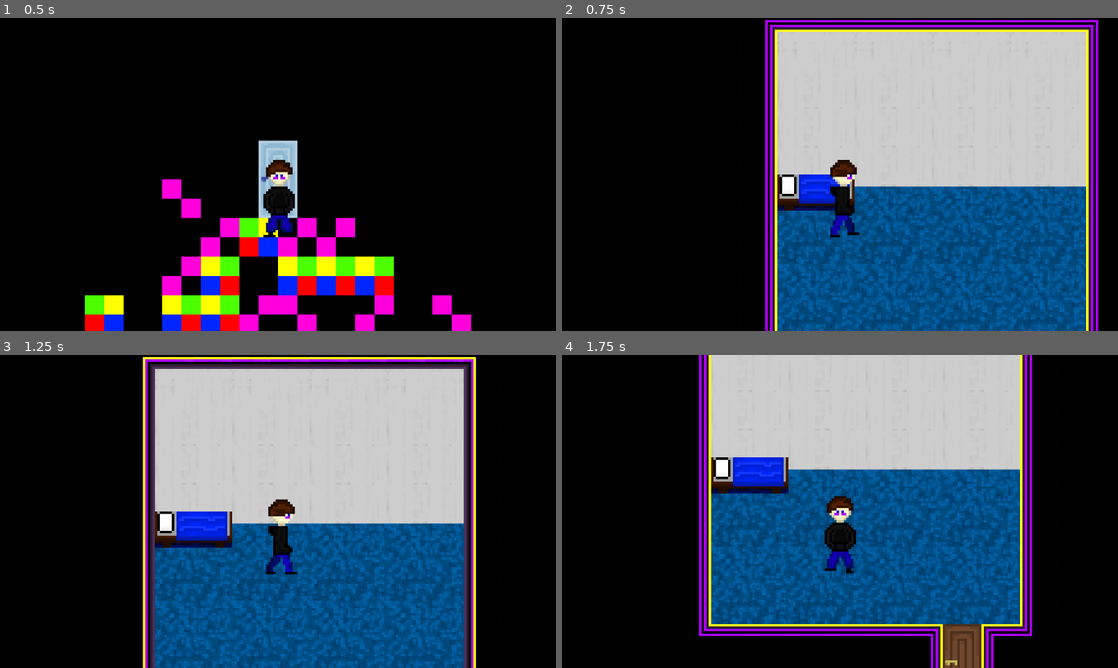
Above: before the commit, frames 1-4 (two rows, left to right).
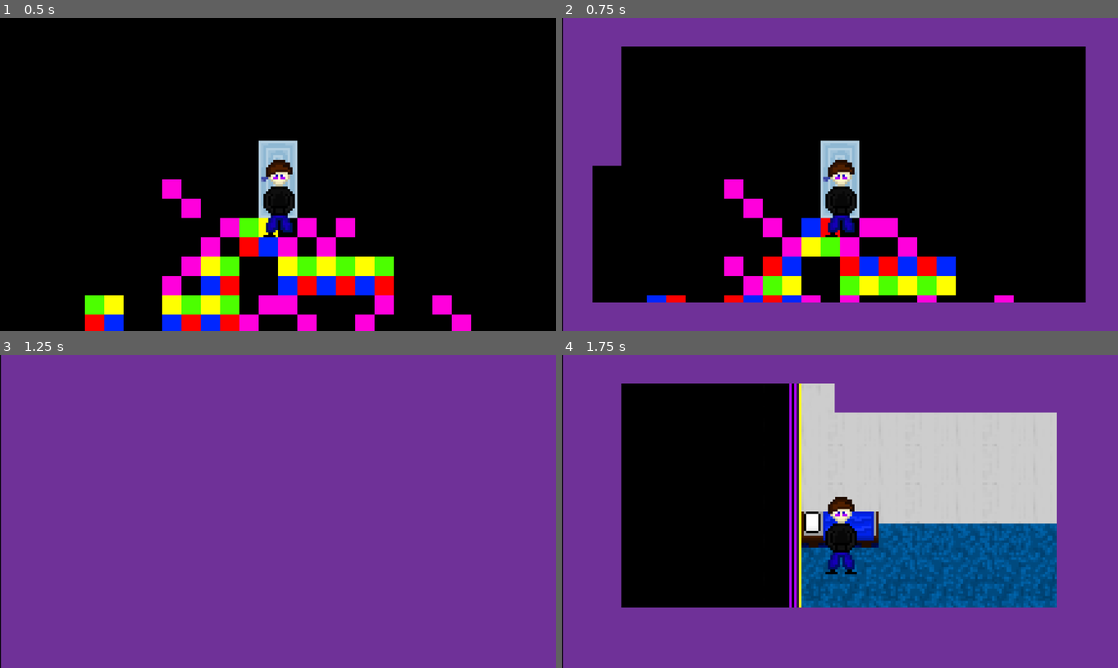
Above: after the commit, the same moments.

Repository: Vaisaz/yumeNikkiFangame
Game: Godot game, scene res://scenes/locations/nexus.tscn
The game is run twice, just before and just after one commit, with the same random seed, the same clock (stepped at 60 frames per second) and the same inputs. This scene is started directly instead of the project's main scene.
Inputs:
- Up to frame 1 (0.5 s): no input
- Up to frame 2 (0.75 s): tap Enter at 0.5 s; hold Right (right) from 0.53 s (still down); tap E (interact) at 0.6 s
- Up to frame 3 (1.25 s): keep holding Right (right)
- Up to frame 4 (1.75 s): release Right (right) at 1.28 s; hold Down (down) from 1.28 s (still down); tap E (interact) at 1.35 s

Frame 1 is identical in both runs. In frame 2, 77% of the frame differs, in the area x 0-100%, y 0-100%; in frame 3, 100%; in frame 4, 75%.

Commit message:
Transition Animation Update

Diff:
--- a/scenes/locations/dream_room.tscn
+++ b/scenes/locations/dream_room.tscn
@@ -11,7 +11,7 @@
 [ext_resource type="PackedScene" uid="uid://d1jbh8q1vrdd6" path="res://scenes/jon.tscn" id="7_4mhao"]
 [ext_resource type="PackedScene" uid="uid://dms3nd57u0aeq" path="res://scenes/audio/dream_room.tscn" id="8_b5tge"]
 [ext_resource type="PackedScene" uid="uid://vf6gj7wfsye1" path="res://scenes/main_doors.tscn" id="11_t80xo"]
-[ext_resource type="Script" path="res://scripts/door_interaction.gd" id="12_owyl7"]
+[ext_resource type="Script" path="res://scripts/interaction_scripts/door_interaction.gd" id="12_owyl7"]
 
 [sub_resource type="TileSetAtlasSource" id="TileSetAtlasSource_575h7"]
 texture = ExtResource("5_junx1")
--- a/scenes/locations/happy_dream.tscn
+++ b/scenes/locations/happy_dream.tscn
@@ -2,7 +2,7 @@
 
 [ext_resource type="Texture2D" uid="uid://3a7wlxbyn60s" path="res://assets/sprites/happy_dream/tiles.png" id="1_g8k8r"]
 [ext_resource type="PackedScene" uid="uid://36u30mp6epub" path="res://scenes/giggly.tscn" id="2_shd53"]
-[ext_resource type="Script" path="res://scripts/giggly_interaction.gd" id="3_rm67d"]
+[ext_resource type="Script" path="res://scripts/interaction_scripts/giggly_interaction.gd" id="3_rm67d"]
 [ext_resource type="PackedScene" uid="uid://d1jbh8q1vrdd6" path="res://scenes/jon.tscn" id="4_6p538"]
 
 [sub_resource type="TileSetAtlasSource" id="TileSetAtlasSource_ffa6v"]
--- a/scenes/locations/nexus.tscn
+++ b/scenes/locations/nexus.tscn
@@ -4,14 +4,14 @@
 [ext_resource type="Texture2D" uid="uid://b4g07ub54tlj2" path="res://assets/sprites/main/black.jpg" id="1_r6exr"]
 [ext_resource type="PackedScene" uid="uid://cjwndxthtkfak" path="res://scenes/main_dream_doors.tscn" id="3_hu4mw"]
 [ext_resource type="PackedScene" uid="uid://d1jbh8q1vrdd6" path="res://scenes/jon.tscn" id="4_1wn3d"]
-[ext_resource type="Script" path="res://scripts/door_dream_interaction.gd" id="4_f0p0w"]
-[ext_resource type="Script" path="res://scripts/neon_warp_interaction.gd" id="4_y6onf"]
-[ext_resource type="Script" path="res://scripts/happy_warp_intearction.gd" id="5_f1g08"]
+[ext_resource type="Script" path="res://scripts/interaction_scripts/door_dream_interaction.gd" id="4_f0p0w"]
+[ext_resource type="Script" path="res://scripts/interaction_scripts/neon_warp_interaction.gd" id="4_y6onf"]
+[ext_resource type="Script" path="res://scripts/interaction_scripts/happy_warp_intearction.gd" id="5_f1g08"]
 [ext_resource type="PackedScene" uid="uid://bq7poye12ywvu" path="res://scenes/audio/nexus.tscn" id="6_em1cg"]
 [ext_resource type="PackedScene" uid="uid://ccea0vhxlnlp4" path="res://scenes/neon_warp.tscn" id="7_e5u10"]
 [ext_resource type="PackedScene" uid="uid://bbv0r40mh2fmf" path="res://scenes/happy_warp.tscn" id="8_0nmn3"]
 [ext_resource type="PackedScene" uid="uid://soo5rpy2bpqo" path="res://scenes/number_warp.tscn" id="10_0csyf"]
-[ext_resource type="Script" path="res://scripts/number_warp_interaction.gd" id="11_n0jro"]
+[ext_resource type="Script" path="res://scripts/interaction_scripts/number_warp_interaction.gd" id="11_n0jro"]
 
 [sub_resource type="TileSetAtlasSource" id="TileSetAtlasSource_bpo8m"]
 texture = ExtResource("1_hfvtc")
--- a/scenes/locations/room.tscn
+++ b/scenes/locations/room.tscn
@@ -12,8 +12,7 @@
 [ext_resource type="Texture2D" uid="uid://bdenadlrv8lvr" path="res://assets/sprites/main/door_real_frame.png" id="8_s0isu"]
 [ext_resource type="PackedScene" uid="uid://vf6gj7wfsye1" path="res://scenes/main_doors.tscn" id="11_0hkut"]
 [ext_resource type="Texture2D" uid="uid://7wenk2xchq43" path="res://assets/sprites/happy_dream/giggly.png" id="12_b1syx"]
-[ext_resource type="Script" path="res://scripts/bed_interaction.gd" id="14_fffuy"]
-[ext_resource type="PackedScene" uid="uid://xc2xhvu62mnx" path="res://scenes/neon_blob.tscn" id="14_gqq5i"]
+[ext_resource type="Script" path="res://scripts/interaction_scripts/bed_interaction.gd" id="14_fffuy"]
 [ext_resource type="Texture2D" uid="uid://flbkixwwrmrj" path="res://assets/sprites/transition_animation.png" id="16_b4a5b"]
 
 [sub_resource type="TileSetAtlasSource" id="TileSetAtlasSource_575h7"]
@@ -578,9 +577,6 @@
 [node name="StaticBody2D" parent="." instance=ExtResource("6_fy8e4")]
 position = Vector2(-48, -62)
 
-[node name="StaticBody2D3" parent="." instance=ExtResource("14_gqq5i")]
-position = Vector2(31, -14)
-
 [node name="CharacterBody2D" parent="." instance=ExtResource("7_4mhao")]
 position = Vector2(-47, -43)
 
--- a/scenes/neon_blob.tscn
+++ b/scenes/neon_blob.tscn
@@ -1,7 +1,7 @@
 [gd_scene load_steps=11 format=3 uid="uid://xc2xhvu62mnx"]
 
 [ext_resource type="Texture2D" uid="uid://ck34dqpc4fmy6" path="res://assets/sprites/neon_dream/spritesheet.png" id="1_of380"]
-[ext_resource type="Script" path="res://scripts/neon_blob_interaction.gd" id="2_oq0ts"]
+[ext_resource type="Script" path="res://scripts/interaction_scripts/neon_blob_interaction.gd" id="2_oq0ts"]
 
 [sub_resource type="AtlasTexture" id="AtlasTexture_5ur6j"]
 atlas = ExtResource("1_of380")
--- a/scripts/interaction.gd
+++ b/scripts/interaction.gd
@@ -1,6 +1,7 @@
 extends CanvasLayer
 
 var interact: bool = false
+var transitioning:bool = false
 @onready var animated_sprite_2d = $AnimatedSprite2D
 @onready var canvas_layer = $"."
 
--- a/scripts/door_dream_interaction.gd
+++ b/scripts/interaction_scripts/bed_interaction.gd
@@ -10,5 +10,8 @@
 	interact = false
 
 func _input(_event):
-	if interact and Input.is_action_just_pressed("interact"):
+	if interact and Input.is_action_just_pressed("interact") and Transition.canvas_layer.visible == false:
+		Transition.playing_animation()
+		await Transition.animated_sprite_2d.animation_finished
+		Transition.ending_animation()
 		get_tree().change_scene_to_file("res://scenes/locations/dream_room.tscn")
--- a/scripts/bed_interaction.gd
+++ b/scripts/interaction_scripts/door_dream_interaction.gd
@@ -10,7 +10,7 @@
 	interact = false
 
 func _input(_event):
-	if interact and Input.is_action_just_pressed("interact"):
+	if interact and Input.is_action_just_pressed("interact") and Transition.canvas_layer.visible == false:
 		Transition.playing_animation()
 		await Transition.animated_sprite_2d.animation_finished
 		Transition.ending_animation()
--- a/scripts/door_interaction.gd
+++ b/scripts/interaction_scripts/door_interaction.gd
@@ -10,5 +10,8 @@
 	interact = false
 
 func _input(_event):
-	if interact and Input.is_action_just_pressed("interact"):
+	if interact and Input.is_action_just_pressed("interact") and Transition.canvas_layer.visible == false:
+		Transition.playing_animation()
+		await Transition.animated_sprite_2d.animation_finished
+		Transition.ending_animation()
 		get_tree().change_scene_to_file("res://scenes/locations/nexus.tscn")
--- a/scripts/giggly_interaction.gd
+++ b/scripts/interaction_scripts/giggly_interaction.gd
@@ -10,5 +10,8 @@
 	interact = false
 
 func _input(_event):
-	if interact and Input.is_action_just_pressed("interact"):
+	if interact and Input.is_action_just_pressed("interact") and Transition.canvas_layer.visible == false:
+		Transition.playing_animation()
+		await Transition.animated_sprite_2d.animation_finished
+		Transition.ending_animation()
 		get_tree().change_scene_to_file("res://scenes/locations/nexus.tscn")
--- a/scripts/happy_warp_intearction.gd
+++ b/scripts/interaction_scripts/happy_warp_intearction.gd
@@ -10,5 +10,8 @@
 	interact = false
 
 func _input(_event):
-	if interact and Input.is_action_just_pressed("interact"):
+	if interact and Input.is_action_just_pressed("interact") and Transition.canvas_layer.visible == false:
+		Transition.playing_animation()
+		await Transition.animated_sprite_2d.animation_finished
+		Transition.ending_animation()
 		get_tree().change_scene_to_file("res://scenes/locations/happy_dream.tscn")
--- a/scripts/neon_warp_interaction.gd
+++ b/scripts/interaction_scripts/neon_warp_interaction.gd
@@ -10,5 +10,8 @@
 	interact = false
 
 func _input(_event):
-	if interact and Input.is_action_just_pressed("interact"):
+	if interact and Input.is_action_just_pressed("interact") and Transition.canvas_layer.visible == false:
+		Transition.playing_animation()
+		await Transition.animated_sprite_2d.animation_finished
+		Transition.ending_animation()
 		get_tree().change_scene_to_file("res://scenes/locations/neon_dream.tscn")
--- a/scripts/number_warp_interaction.gd
+++ b/scripts/interaction_scripts/number_warp_interaction.gd
@@ -10,5 +10,8 @@
 	interact = false
 
 func _input(_event):
-	if interact and Input.is_action_just_pressed("interact"):
+	if interact and Input.is_action_just_pressed("interact") and Transition.canvas_layer.visible == false:
+		Transition.playing_animation()
+		await Transition.animated_sprite_2d.animation_finished
+		Transition.ending_animation()
 		get_tree().change_scene_to_file("res://scenes/locations/number_dream.tscn")
--- a/scripts/jon.gd
+++ b/scripts/jon.gd
@@ -3,25 +3,38 @@
 @export var speed = 50
 @onready var animated_sprite_2d = $AnimatedSprite2D
 
+var transitioning: bool = false
+
 func _physics_process(_delta):
 	var x_axis = Input.get_axis("left", "right")
 	var y_axis = Input.get_axis("up", "down")
 	var input_direction = Vector2(x_axis, y_axis)
-	if input_direction == Vector2(0, 0):
+	if Transition.canvas_layer.visible == true:
+		transitioning = true
 		animated_sprite_2d.play("idle")
-	elif input_direction == Vector2(0, -1):
-		animated_sprite_2d.play("up")
-	elif input_direction == Vector2(0, 1):
-		animated_sprite_2d.play("down")
-	elif input_direction == Vector2(-1, 0):
-		animated_sprite_2d.play("left")
-	elif input_direction == Vector2(1, 0):
-		animated_sprite_2d.play("right")
+		input_direction = Vector2(0, 0)
+		Transition.wait()
+	else:
+		transitioning = false
+		if input_direction == Vector2(0, 0):
+			animated_sprite_2d.play("idle")
+		elif input_direction == Vector2(0, -1):
+			animated_sprite_2d.play("up")
+		elif input_direction == Vector2(0, 1):
+			animated_sprite_2d.play("down")
+		elif input_direction == Vector2(-1, 0):
+			animated_sprite_2d.play("left")
+		elif input_direction == Vector2(1, 0):
+			animated_sprite_2d.play("right")
 
-	velocity = input_direction * speed
+		velocity = input_direction * speed
 
-	move_and_slide()
+	if !transitioning:
+		move_and_slide()
 
 func _input(_event):
-	if Input.is_action_just_pressed("wake_up") and !get_tree().current_scene.scene_file_path == "res://scenes/locations/room.tscn":
+	if Input.is_action_just_pressed("wake_up") and !get_tree().current_scene.scene_file_path == "res://scenes/locations/room.tscn" and Transition.canvas_layer.visible == false:
+		Transition.playing_animation()
+		await Transition.animated_sprite_2d.animation_finished
 		get_tree().change_scene_to_file("res://scenes/locations/room.tscn")
+		Transition.ending_animation()
--- a/scripts/next_room.gd
+++ b/scripts/next_room.gd
@@ -1,3 +1,4 @@
+"""
 extends Area2D
 
 var interact: bool = false
@@ -12,3 +13,22 @@
 func _input(event):
 	if interact and Input.is_action_just_pressed("interact"):
 		print("pressed")
+"""
+
+extends Area2D
+
+var interact: bool = false
+
+func _on_area_entered(area):
+	if area.is_in_group("Player"):
+		interact = true
+
+func _on_area_exited(_area):
+	interact = false
+
+func _input(_event):
+	if interact and Input.is_action_just_pressed("interact") and Transition.canvas_layer.visible == false:
+		Transition.playing_animation()
+		await Transition.animated_sprite_2d.animation_finished
+		Transition.ending_animation()
+		get_tree().change_scene_to_file("res://scenes/locations/name.tscn")
Not shown: 1 places in scenes/locations/room.tscn that only renumber resources
Renamed: scripts/neon_blob_interaction.gd -> scripts/interaction_scripts/neon_blob_interaction.gd
